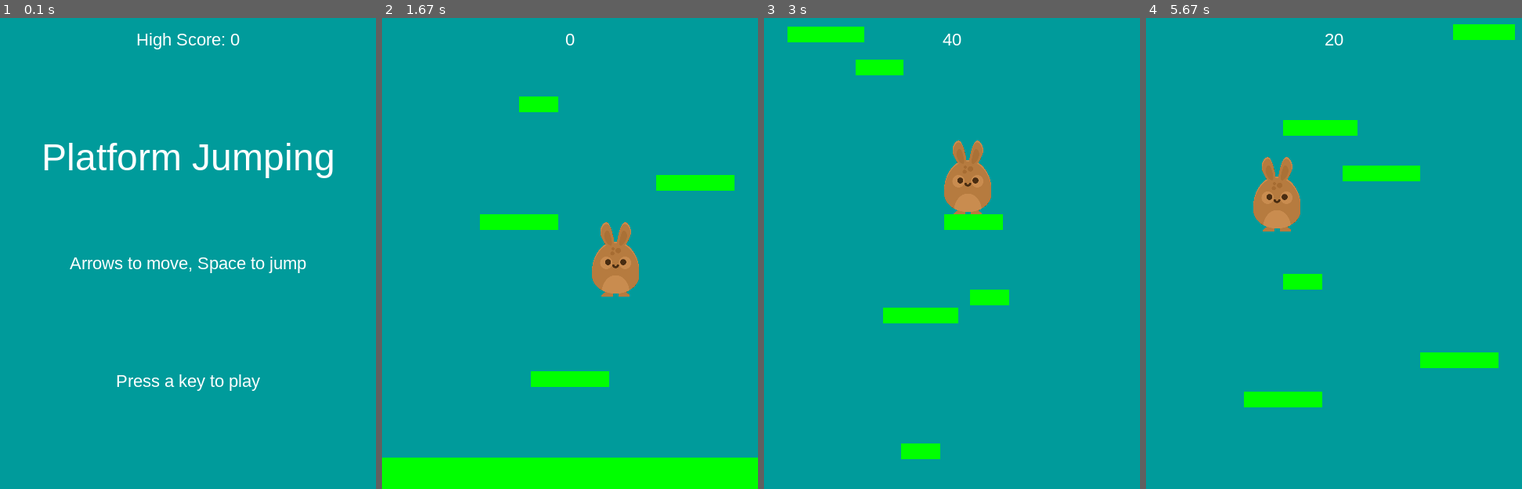
Above: before the commit, frames 1-4 (left to right).
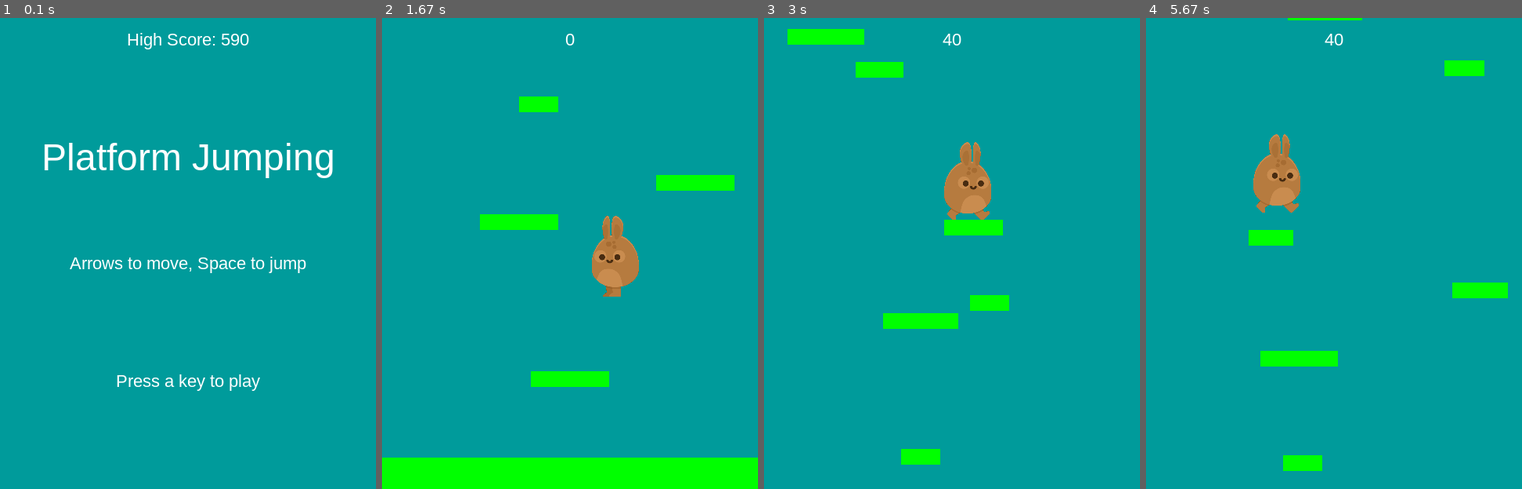
Above: after the commit, the same moments.

Repository: AnneDrottning/Pygame_PlatformJumping
Game: pygame game, started from main.py
The game is run twice, just before and just after one commit, with the same random seed, the same clock (stepped at 60 frames per second) and the same inputs.
Inputs:
- Up to frame 1 (0.1 s): no input
- Up to frame 2 (1.67 s): hold Right 0.33-0.8 s; hold Right 0.83-1.3 s; hold Left from 1.33 s (still down); tap Space at 1.4 s
- Up to frame 3 (3 s): tap Space at 1.7, 1.97, 2.27, 2.4, 2.7 s; release Left at 1.87 s; hold Left 1.9-2.3 s; hold Right 2.33-2.97 s
- Up to frame 4 (5.67 s): hold Left 3-3.47 s; tap Space at 3.07, 3.37, 3.57, 3.87, 4.07, 4.37, 4.57, 4.87, 5.13, 5.43, 5.57 s; hold Right 3.5-3.97 s; hold Right 4-4.47 s; hold Left 4.5-5.03 s; hold Left 5.07-5.47 s; hold Right from 5.5 s (still down)

The runs differ from the first frame. In frame 1, 0.4% of the frame differs, in the area x 33-67%, y 3-7%; in frame 2, 0.6%; in frame 3, 2.0%; in frame 4, 7.2%, in the area x 26-99%, y 0-97%.

Commit message:
Added animation to the bunny character and fixed the high score file

Diff:
--- a/highscore.txt
+++ b/highscore.txt
@@ -0,0 +1 @@
+590
--- a/main.py
+++ b/main.py
@@ -31,7 +31,7 @@
         # highscore
         self.dir = path.dirname(__file__)
         img_dir  = path.join(self.dir, 'img')
-        with open(path.join(self.dir, HS_FILE), 'w') as f:
+        with open(path.join(self.dir, HS_FILE), 'r') as f:
             # 'w' will create a file if it does not exist, and allow
             # both reading and writing
             try:
--- a/sprites.py
+++ b/sprites.py
@@ -30,9 +30,15 @@
         pg.sprite.Sprite.__init__(self)
         # Want the player to know about the game
         self.game  = game
+        # Variables for the different images:
+        self.walking       = False
+        self.jumping       = False
+        self.current_frame = 0 # For animation frames, e.g. walking
+        self.last_update   = 0 # What time we made the last change
+        # Group all the images in a new method:
+        self.load_images()
         # Create a simple sprite:
-        self.image = self.game.spritesheet.get_image(*BUNNY_READY)
-        self.image.set_colorkey(BLACK)
+        self.image = self.standing_frames[0]
         self.rect = self.image.get_rect()
         self.rect.center = (WIDTH/2, HEIGHT/2)
 
@@ -40,6 +46,27 @@
         self.pos = vec(WIDTH/2, HEIGHT/2)
         self.vel = vec(0, 0)
         self.acc = vec(0, 0)
+
+    def load_images(self):
+        # Load the images for the player sprite:
+        # The standing frames:
+        self.standing_frames = [self.game.spritesheet.get_image(*BUNNY_READY),
+                                self.game.spritesheet.get_image(*BUNNY_STAND)]
+        for frame in self.standing_frames:
+            frame.set_colorkey(BLACK)
+        # The walking right frames:
+        self.walk_frames_r   = [self.game.spritesheet.get_image(*BUNNY_WALK1),
+                                self.game.spritesheet.get_image(*BUNNY_WALK2)]
+        # The walking left frames:
+        self.walk_frames_l   = []
+        for frame in self.walk_frames_r:
+            frame.set_colorkey(BLACK)
+            self.walk_frames_l.append(pg.transform.flip(frame, True, False))
+
+        # The jump frame
+        self.jump_frame      = self.game.spritesheet.get_image(*BUNNY_JUMP)
+        self.jump_frame.set_colorkey(BLACK)
+
 
     def jump(self):
         # Only want to jump if we are standing on a platform
@@ -51,6 +78,7 @@
 
 
     def update(self):
+        self.animate()
         self.acc = vec(0, PLAYER_GRAVITY)
         # Check what keys are pressed:
         keys = pg.key.get_pressed()
@@ -62,16 +90,54 @@
         # Adjust the sprite placement according to the speed
         self.acc.x += self.vel.x * PLAYER_FRICTION
         self.vel += self.acc
+        if abs(self.vel.x) < 0.1:
+            self.vel.x = 0
         self.pos += self.vel + (0.5 * self.acc)
 
         # Wrap around the sides of the screen
-        if self.pos.x > WIDTH:
-            self.pos.x = 0
-        if self.pos.x < 0:
-            self.pos.x = WIDTH
+        if self.pos.x > WIDTH + self.rect.width / 2:
+            self.pos.x = 0 - self.rect.width / 2
+        if self.pos.x < 0 - self.rect.width / 2:
+            self.pos.x = WIDTH + self.rect.width / 2
 
 
         self.rect.midbottom = self.pos
+
+    def animate(self):
+        # Will handle what frame we want to use.
+        # Find out what time in the game we are at:
+        now = pg.time.get_ticks()
+        # Find out if we are walking
+        if self.vel.x != 0:
+            self.walking = True
+        else:
+            self.walking = False
+
+        # Need to know if we want to show the standing animation
+        if not self.jumping and not self.walking:
+            if now - self.last_update > 350:
+                self.last_update   = now
+                self.current_frame = (self.current_frame + 1) % len(self.standing_frames)
+                bottom             = self.rect.bottom
+                self.image         = self.standing_frames[self.current_frame]
+                self.rect          = self.image.get_rect()
+                self.rect.bottom   = bottom
+        # Show the walk animation
+        if self.walking:
+            if now - self.last_update > 180:
+                self.last_update   = now
+                self.current_frame = (self.current_frame + 1) % len(self.walk_frames_l)
+                bottom             = self.rect.bottom
+                if self.vel.x > 0:
+                    self.image     = self.walk_frames_r[self.current_frame]
+                else:
+                    self.image     = self.walk_frames_l[self.current_frame]
+                self.rect          = self.image.get_rect()
+                self.rect.bottom   = bottom
+
+
+
+
 
 class Platform(pg.sprite.Sprite):
     def __init__(self, x, y, w, h):
